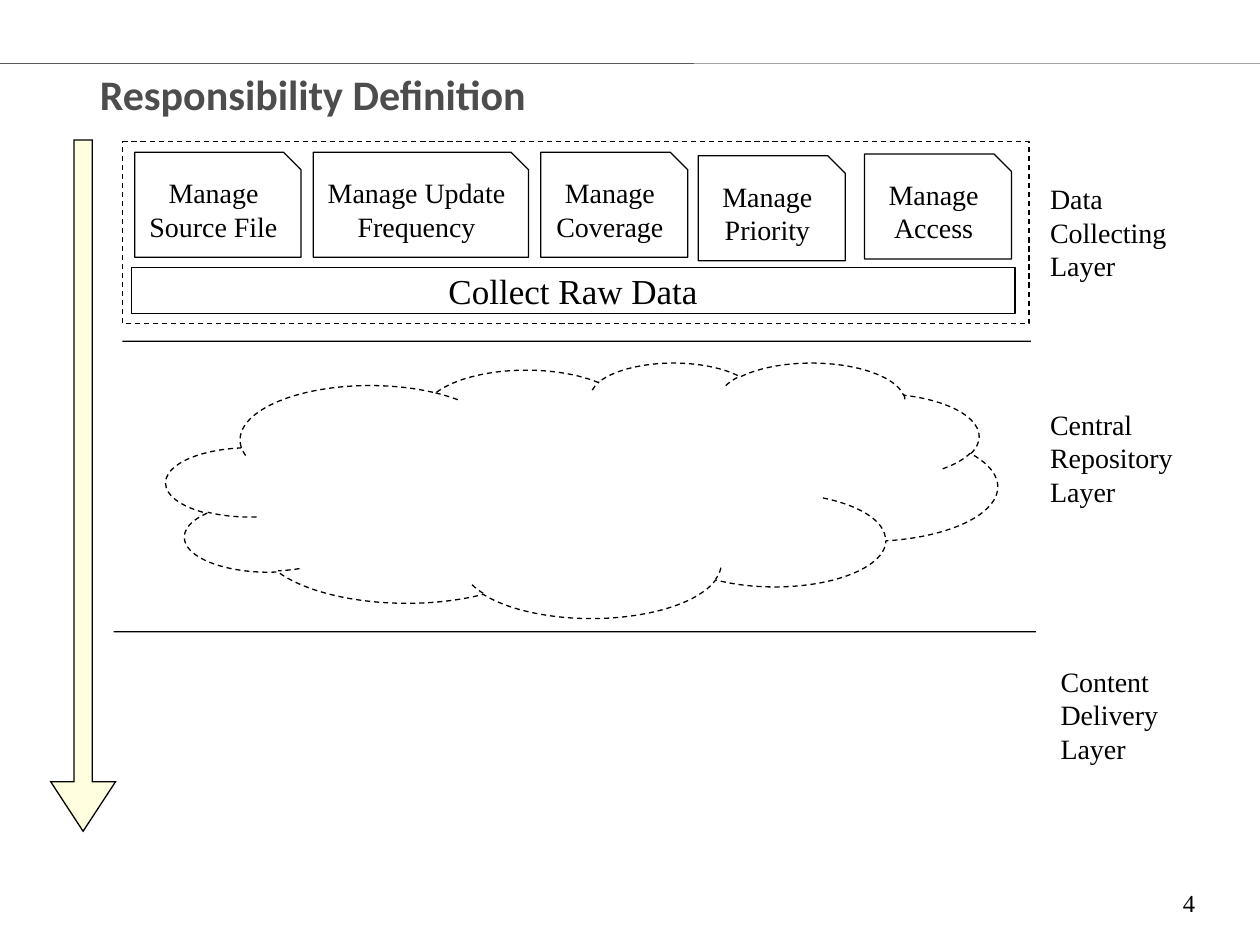
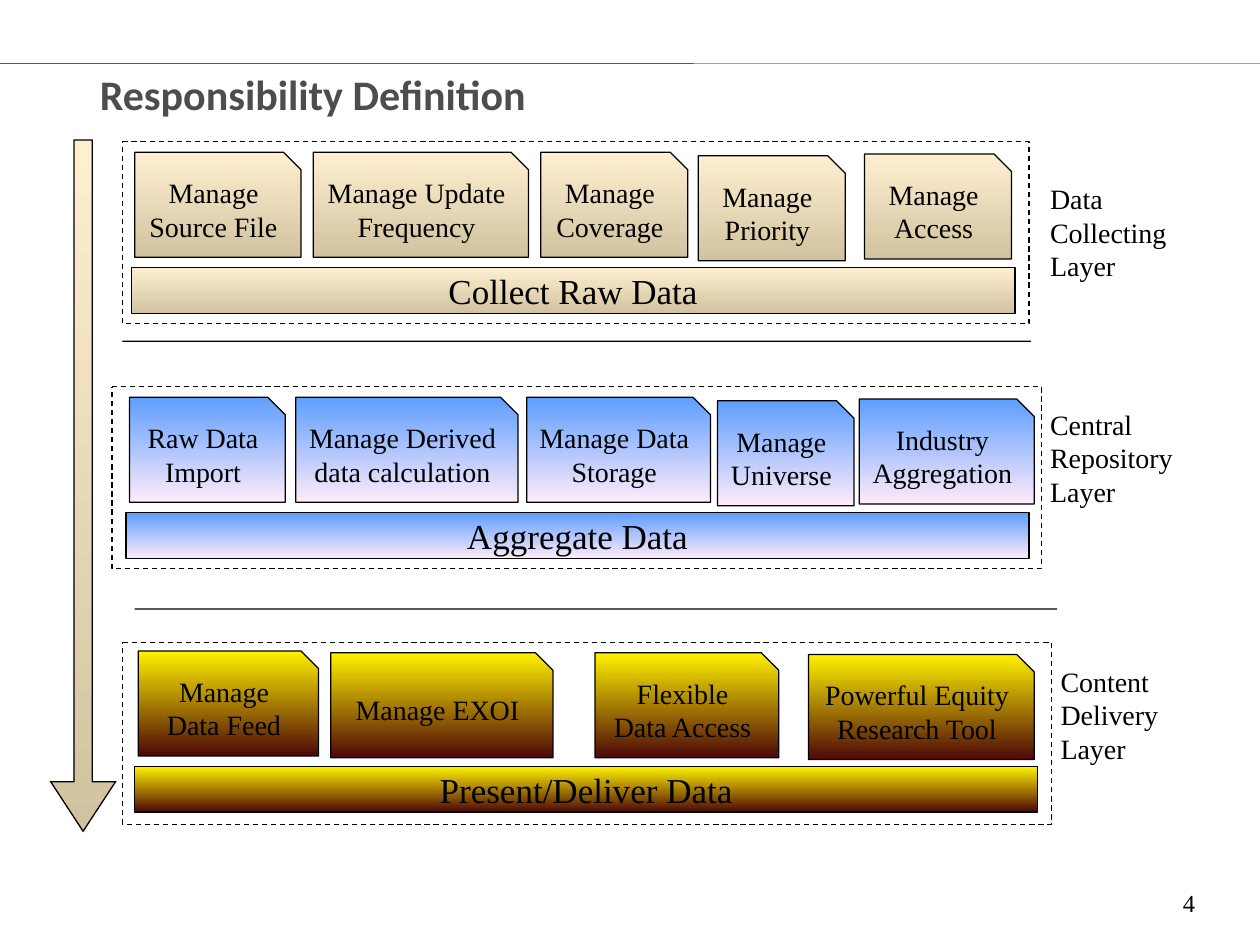
Before and after one commit to chenglx/myenv, a slide deck: slide 4 of Equity Data Technology Vision.ppt. Drawn at 1260x945 pixels with LibreOffice and Linux fonts; fonts in the diff are those of the drawing; background and template pictures are left out. Boxes give left, top, right and bottom in pixels: in the first picture for what was removed or moved away, otherwise in the second. Text is boxed around its words. In the diff, an @@ line names an element or a change of style, - is before the commit and + after.

Commit message:
commit updated Responsibility Definition from laptop

```diff
--- a/Equity Data Technology Vision.ppt
+++ b/Equity Data Technology Vision.ppt
@@ down arrow at bbox=[50, 140, 115, 832]: fill #FFFFCC at 60% opacity to gradient #FFEFD1 to #D1C39F @@
@@ fill none to gradient #FFEFD1 to #D1C39F in 6 elements at bbox=[131, 268, 1014, 314], bbox=[135, 152, 301, 257], bbox=[314, 152, 529, 257], bbox=[541, 152, 688, 257], bbox=[698, 156, 845, 261], bbox=[864, 154, 1012, 258] @@
@@ rectangle added at bbox=[112, 387, 1041, 568], outline #000000 0.74 pt dashed @@
@@ freeform shape removed at bbox=[166, 363, 998, 619] @@
@@ freeform shape added at bbox=[130, 397, 286, 501], fill gradient #5E9EFF to #FFEBFA, outline #000000 0.74 pt, 16 pt, text #000000 @@
+Raw Data Import
@@ freeform shape added at bbox=[296, 397, 518, 501], fill gradient #5E9EFF to #FFEBFA, outline #000000 0.74 pt, 16 pt, text #000000 @@
+Manage Derived data calculation
@@ freeform shape added at bbox=[527, 397, 711, 501], fill gradient #5E9EFF to #FFEBFA, outline #000000 0.74 pt, 16 pt, text #000000 @@
+Manage Data Storage
@@ freeform shape added at bbox=[717, 401, 853, 505], fill gradient #5E9EFF to #FFEBFA, outline #000000 0.74 pt, 16 pt, text #000000 @@
+Manage Universe
@@ freeform shape added at bbox=[859, 399, 1034, 504], fill gradient #5E9EFF to #FFEBFA, outline #000000 0.74 pt, 16 pt, text #000000 @@
+Industry Aggregation
@@ rectangle added at bbox=[126, 513, 1029, 558], fill gradient #5E9EFF to #FFEBFA, outline #000000 0.74 pt, 20 pt, text #000000 @@
+Aggregate Data
@@ line moved from (113, 631) - (1036, 631) to (135, 609) - (1057, 609) @@
@@ rectangle added at bbox=[122, 643, 1052, 824], outline #000000 0.74 pt dashed @@
@@ freeform shape added at bbox=[139, 651, 319, 756], fill gradient #FFF200 to #4D0808, outline #000000 0.74 pt, 16 pt, text #000000 @@
+Manage Data Feed
@@ freeform shape added at bbox=[331, 653, 553, 757], fill gradient #FFF200 to #4D0808, outline #000000 0.74 pt, 16 pt, text #000000 @@
+Manage EXOI
@@ freeform shape added at bbox=[595, 653, 779, 757], fill gradient #FFF200 to #4D0808, outline #000000 0.74 pt, 16 pt, text #000000 @@
+Flexible Data Access
@@ freeform shape added at bbox=[809, 654, 1034, 759], fill gradient #FFF200 to #4D0808, outline #000000 0.74 pt, 16 pt, text #000000 @@
+Powerful Equity Research Tool
@@ rectangle added at bbox=[135, 766, 1038, 811], fill gradient #FFF200 to #4D0808, outline #000000 0.74 pt, 20 pt, text #000000 @@
+Present/Deliver Data
```
Also in this commit, not shown: 1 other slide changed, 20 slides removed.
